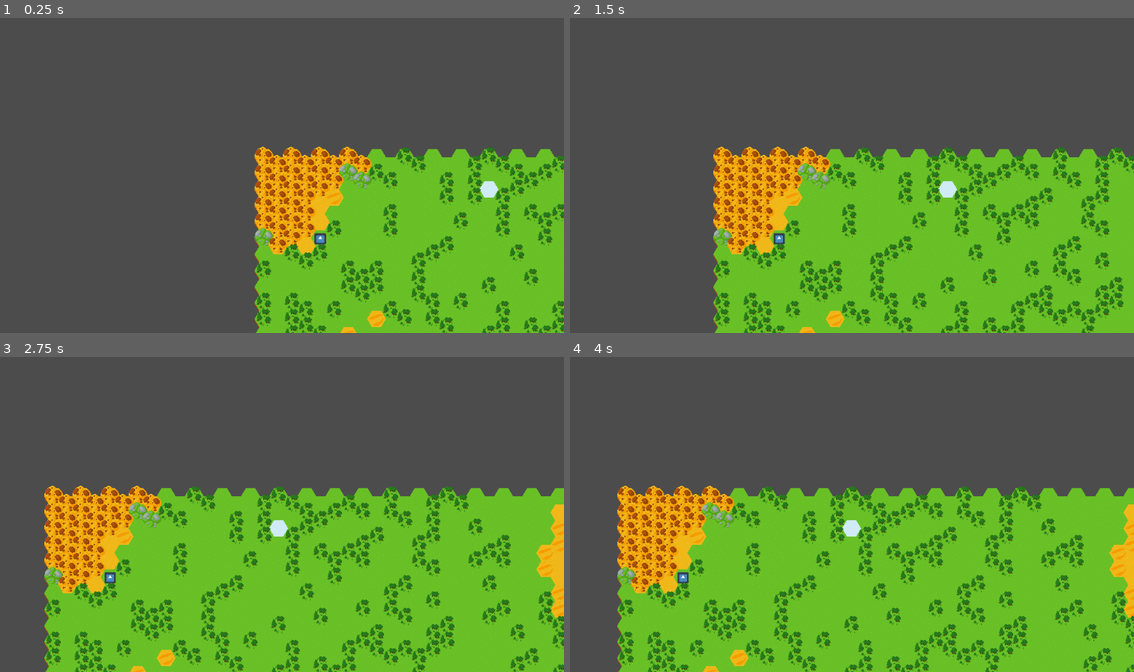
Above: before the commit, frames 1-4 (two rows, left to right).
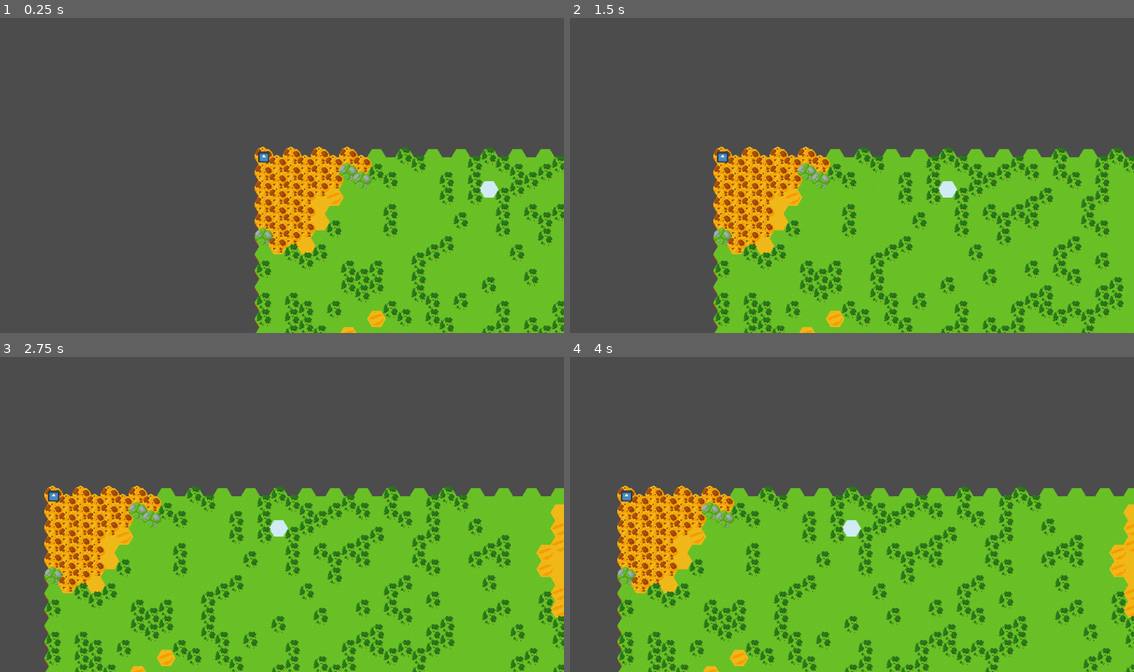
Above: after the commit, the same moments.

Repository: rdanderson521/AC31009-game
Game: Godot game, scene res://Node2D.tscn
Same seed, same stepped clock (60 frames per second), same inputs: the game is played once before the commit and once after it. The engine's default icon, where the game draws it, is replaced by a stand-in: a white triangle on a blue panel in a dark square.
Inputs (mouse positions are in pixels of both pictures, inside the frame that each line leads up to):
- Up to frame 1 (0.25 s): no input
- Up to frame 2 (1.5 s): tap Enter at 0.5 s; move the mouse to (964, 140) at 0.52 s; hold Right (ui_right) 0.53-1.25 s; click (964, 140) at 0.67 s; drag from (716, 175) to (801, 229) at 1.27 s
- Up to frame 3 (2.75 s): move the mouse to (321, 420) at 2.02 s; hold Right (ui_right) from 2.03 s (still down); click (321, 420) at 2.17 s
- Up to frame 4 (4 s): release Right (ui_right) at 2.75 s; drag from (801, 568) to (654, 445) at 2.77 s; move the mouse to (1015, 549) at 3.52 s; hold Left (ui_left) from 3.53 s (still down); click (1015, 549) at 3.67 s

The runs differ from the first frame. In frame 1, 0.2% of the frame differs, in the area x 45-58%, y 42-72%; in frame 2, 0.2%, in the area x 25-39%, y 42-72%; in frame 3, 0.2%; in frame 4, 0.2%.
Error after the commit: Parse Error: Indented block expected after declaration of "find_path" function. (res://SpriteMovement.gd:23)

Commit message:
random moving, no animation

Diff:
--- a/Node2D.gd
+++ b/Node2D.gd
@@ -1,18 +1,36 @@
 extends Node2D
 
+var hex = preload("res://HexOperations.gd").Hex
+signal sprite_click
 
-# Declare member variables here. Examples:
-# var a = 2
-# var b = "text"
+var sprites
+
+func _ready():
+	sprites = Dictionary()
+	sprites[$Sprite.hex_pos] = $Sprite
+
 func _input(event):
 	if event is InputEventMouseButton \
 	and event.button_index == BUTTON_LEFT \
 	and event.is_pressed():
 		print("node: "+str(event.position))
+		self.on_click(event.position)
 
-# Called when the node enters the scene tree for the first time.
-func _ready():
-	pass # Replace with function body.
+func on_click(click_position):
+	var camera = $Camera2D
+	var global_click_position =  (camera.get_camera_position() + (( click_position - camera.get_viewport().get_visible_rect().size/2) * camera.scale * camera.get_zoom()))
+
+	var hex_coord = hex.point_to_hex(global_click_position)
+	if sprites.has(hex_coord):
+		var sprite = sprites[hex_coord]
+		sprite.rand_move()
+		sprites.erase(hex_coord)
+		sprites[sprite.hex_pos] = sprite
+
+
+	#var hex_centre = hex.hex_to_point(hex_coord)
+
+
 
 
 # Called every frame. 'delta' is the elapsed time since the previous frame.
--- a/Node2D.tscn
+++ b/Node2D.tscn
@@ -22,12 +22,12 @@
 tile_data = PoolIntArray( -3211166, 25, 0, -3211165, 25, 0, -3145632, 25, 0, -3145631, 25, 0, -3145630, 25, 0, -3145629 …(92280 unchanged characters)…
 script = ExtResource( 2 )
 
-[node name="Camera2D" type="Camera2D" parent="TileMap"]
-current = true
-script = ExtResource( 3 )
-
-[node name="Sprite" type="Sprite" parent="TileMap"]
+[node name="Sprite" type="Sprite" parent="."]
 position = Vector2( -0.329773, -1.33946 )
 scale = Vector2( 0.3, 0.3 )
 texture = ExtResource( 4 )
 script = ExtResource( 5 )
+
+[node name="Camera2D" type="Camera2D" parent="."]
+current = true
+script = ExtResource( 3 )
--- a/SpriteMovement.gd
+++ b/SpriteMovement.gd
@@ -10,25 +10,14 @@
 # Called when the node enters the scene tree for the first time.
 func _ready():
 	randomize()
-	hex_pos = Vector2(int(rand_range(0,5)),int(rand_range(0,5)))
+	self.hex_pos = Vector2(int(rand_range(0,5)),int(rand_range(0,5)))
 	self.position = hex.hex_to_point(hex.hex_round_axial(hex_pos))
-	pass
 
-func _input(event):
-	if event is InputEventMouseButton \
-	and event.button_index == BUTTON_LEFT \
-	and event.is_pressed():
-		print("sprite: "+str(event.position))
-		self.on_click(event.position)
+func rand_move():
+	self.hex_pos = Vector2(int(rand_range(0,5)),int(rand_range(0,5)))
+	self.position = hex.hex_to_point(hex.hex_round_axial(hex_pos))
 
-func on_click(click_position):
-	var hex_coord = hex.point_to_hex(click_position)
-	print("global")
-	print (get_global_mouse_position())
-	var hex_centre = hex.hex_to_point(hex_coord)
-	print("hex")
-	print(hex_coord)
-	print (hex_centre)
+func find_path(destination):
 
 # Called every frame. 'delta' is the elapsed time since the previous frame.
 func _process(delta):
--- a/TileMapClick.gd
+++ b/TileMapClick.gd
@@ -22,15 +22,16 @@
 		self.on_click(event.position)
 
 func on_click(click_position):
-	var camera = self.get_child(0)
-	var global_click_position =  (camera.get_camera_position() + (( click_position - camera.get_viewport().get_visible_rect().size/2) * camera.scale * camera.get_zoom()))
+	pass
+	#var camera = self.get_child(0)
+	#var global_click_position =  (camera.get_camera_position() + (( click_position - camera.get_viewport().get_visible_rect().size/2) * camera.scale * camera.get_zoom()))
 
-	var hex_coord = hex.point_to_hex(global_click_position)
-	hex.hex_in_range(1,hex_coord)
-	hex.hex_in_range(2,hex_coord)
+	#var hex_coord = hex.point_to_hex(global_click_position)
+	#hex.hex_in_range(1,hex_coord)
+	#hex.hex_in_range(1,hex_coord)
 	#set_cellv(hex_coord,-1)
 
-	var hex_centre = hex.hex_to_point(hex_coord)
+	#var hex_centre = hex.hex_to_point(hex_coord)
 	#print (hex_centre)
 	#var points = Array()
 	#points.push_back(Vector2(hex_centre.x-8,hex_centre.y-14))
Not shown, removed: .mono/metadata/ide_server_meta.txt
